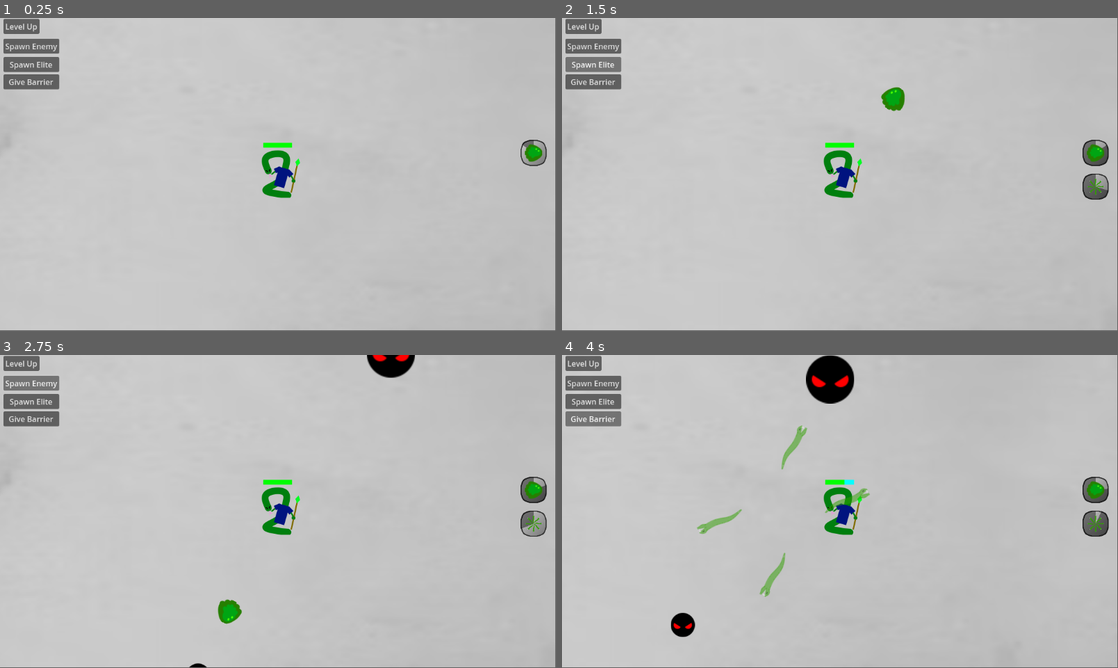
Above: before the commit, frames 1-4 (two rows, left to right).
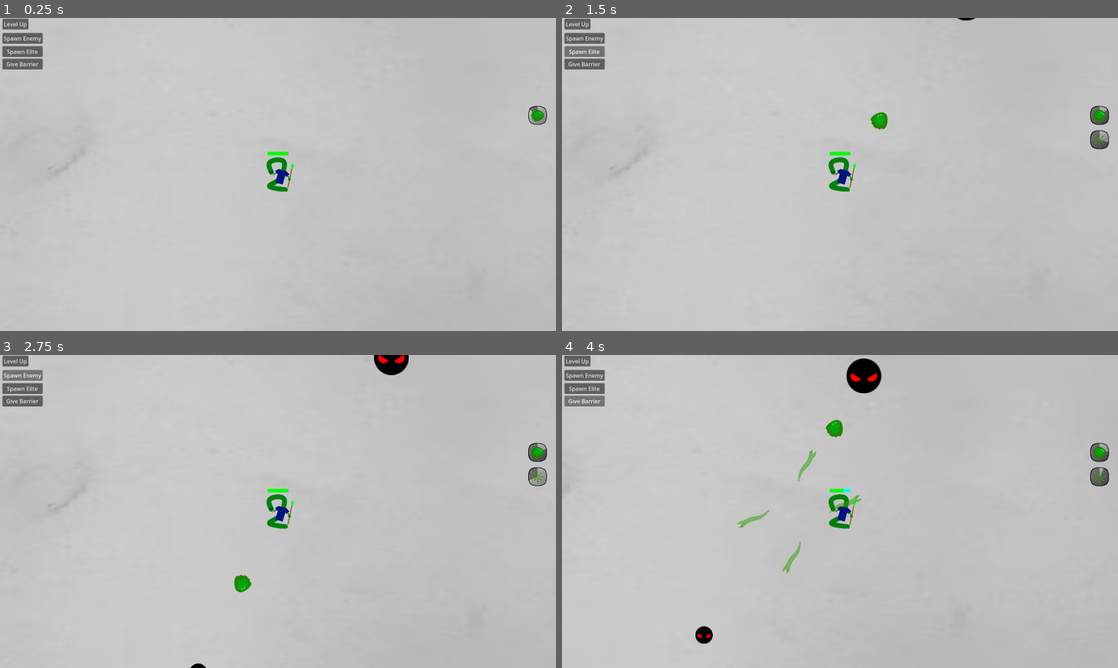
Above: after the commit, the same moments.

Repository: il-Gallone/arcade-rpg
Game: Godot game, scene res://Scenes/test_scene.tscn
Two runs of this game, one before a commit and one after it. Both use one fixed random seed, a clock stepped at 60 frames per second and the inputs below.
Inputs:
- Up to frame 1 (0.25 s): no input
- Up to frame 2 (1.5 s): click "Level Up" at 0.5 s; click "Spawn Elite" at 1.25 s
- Up to frame 3 (2.75 s): click "Spawn Enemy" at 2 s
- Up to frame 4 (4 s): click "Give Barrier" at 2.75 s; hold D (right) from 3.53 s (still down)
In our replay, the window is 799x449 before the commit and 800x450 after it. These sizes can differ from the game's own. Grey fills any space a smaller window leaves; there, only what the larger window draws over its background counts as a difference.

The runs differ from the first frame. In frame 1, 2.6% of the frame differs, in the area x 0-99%, y 0-58%; in frame 2, 3.5%; in frame 3, 3.8%; in frame 4, 6.0%, in the area x 0-99%, y 0-93%.

Commit message:
Modifed ScreenSize

Diff:
--- a/Scenes/test_scene.tscn
+++ b/Scenes/test_scene.tscn
@@ -126,9 +126,9 @@
 
 [node name="Primary Ability Icon" type="TextureProgressBar" parent="CanvasLayer/Control"]
 layout_mode = 0
-offset_left = 1060.0
+offset_left = 1500.0
 offset_top = 230.0
-offset_right = 1240.0
+offset_right = 1680.0
 offset_bottom = 410.0
 scale = Vector2(0.3, 0.3)
 pivot_offset = Vector2(30, 30)
@@ -146,9 +146,9 @@
 
 [node name="Secondary Ability Icon" type="TextureProgressBar" parent="CanvasLayer/Control"]
 layout_mode = 0
-offset_left = 1060.0
+offset_left = 1500.0
 offset_top = 300.0
-offset_right = 1240.0
+offset_right = 1680.0
 offset_bottom = 480.0
 scale = Vector2(0.3, 0.3)
 pivot_offset = Vector2(30, 30)
@@ -164,9 +164,9 @@
 
 [node name="Tertiary Ability Icon" type="TextureProgressBar" parent="CanvasLayer/Control"]
 layout_mode = 0
-offset_left = 1060.0
+offset_left = 1500.0
 offset_top = 370.0
-offset_right = 1240.0
+offset_right = 1680.0
 offset_bottom = 550.0
 scale = Vector2(0.3, 0.3)
 pivot_offset = Vector2(30, 30)
@@ -182,9 +182,9 @@
 
 [node name="Ultimate Ability Icon" type="TextureProgressBar" parent="CanvasLayer/Control"]
 layout_mode = 0
-offset_left = 1050.0
+offset_left = 1490.0
 offset_top = 440.0
-offset_right = 1230.0
+offset_right = 1670.0
 offset_bottom = 620.0
 scale = Vector2(0.35, 0.35)
 pivot_offset = Vector2(31.5, 31.5)
--- a/project.godot
+++ b/project.godot
@@ -18,6 +18,11 @@
 [autoload]
 
 GameManager="*res://Scenes/game_manager.tscn"
+
+[display]
+
+window/size/viewport_width=1600
+window/size/viewport_height=900
 
 [input]
 
